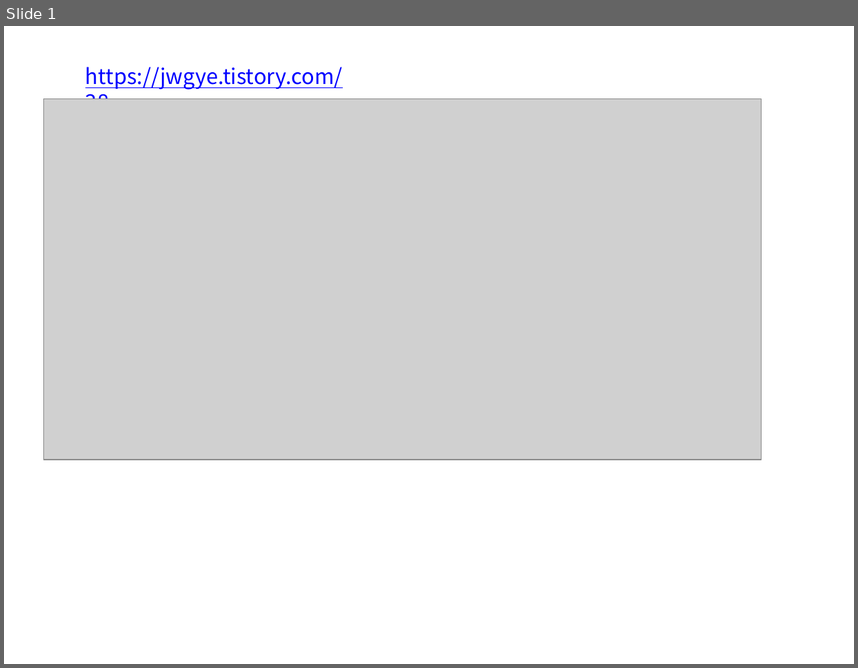
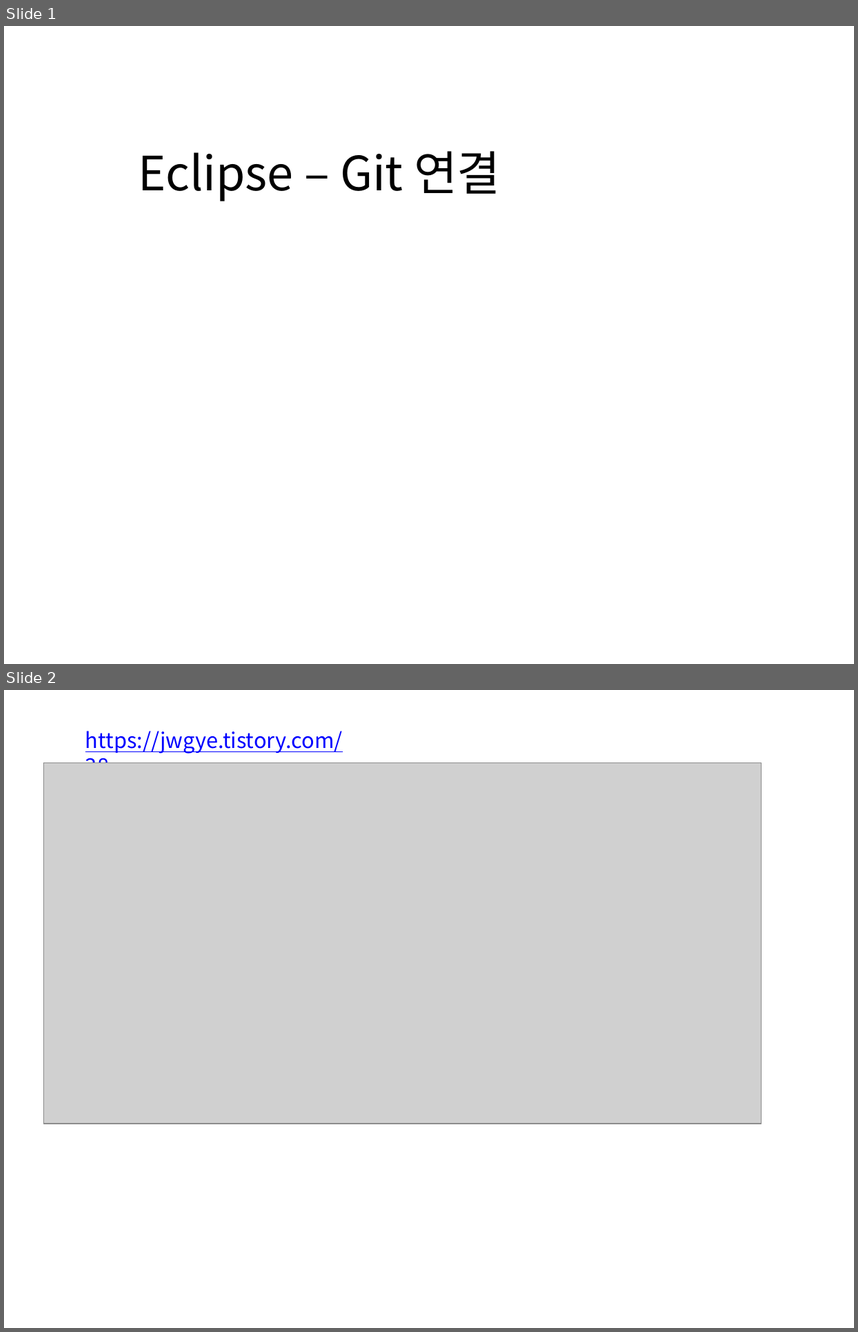
Before and after one commit to hccho2/hccho2FirstGitProject, a slide deck: Eclipse-Git.pptx. Shown one above the other, each under a label of ours: slide 1 before the commit, slides 1 and 2 after it. The pictures are 858x668 and 858x1332 pixels, drawn with LibreOffice and Linux fonts; fonts in the diff are those of the drawing; grey boxes stand for pictures. Boxes give left, top, right and bottom in pixels: in the first picture for what was removed or moved away, otherwise in the second. Text is boxed around its words. In the diff, an @@ line names an element or a change of style, - is before the commit and + after.

```diff
--- a/Eclipse-Git.pptx
+++ b/Eclipse-Git.pptx
@@ slide 1 added at (4, 26, 854, 664), background #FFFFFF @@
@@ text added at (139, 151, 501, 201), 40 pt, text #000000 @@
+Eclipse – Git 연결
@@ what was slide 1 is now slide 2 @@
```
Also in this commit, not shown: 5 other slides added.
